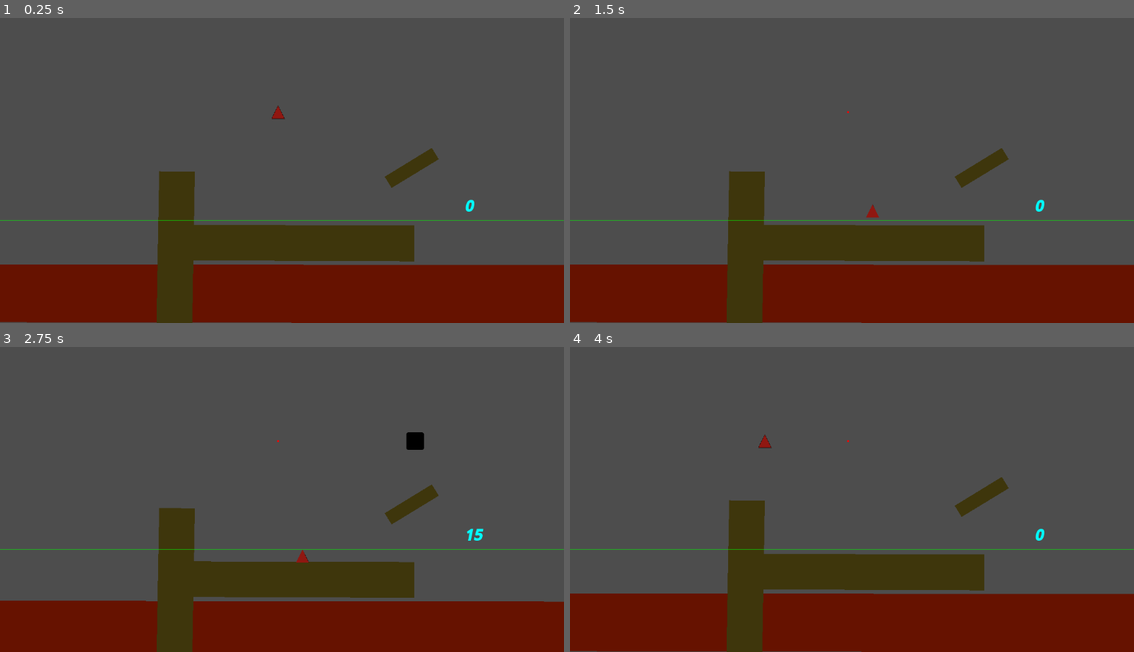
Above: before the commit, frames 1-4 (two rows, left to right).
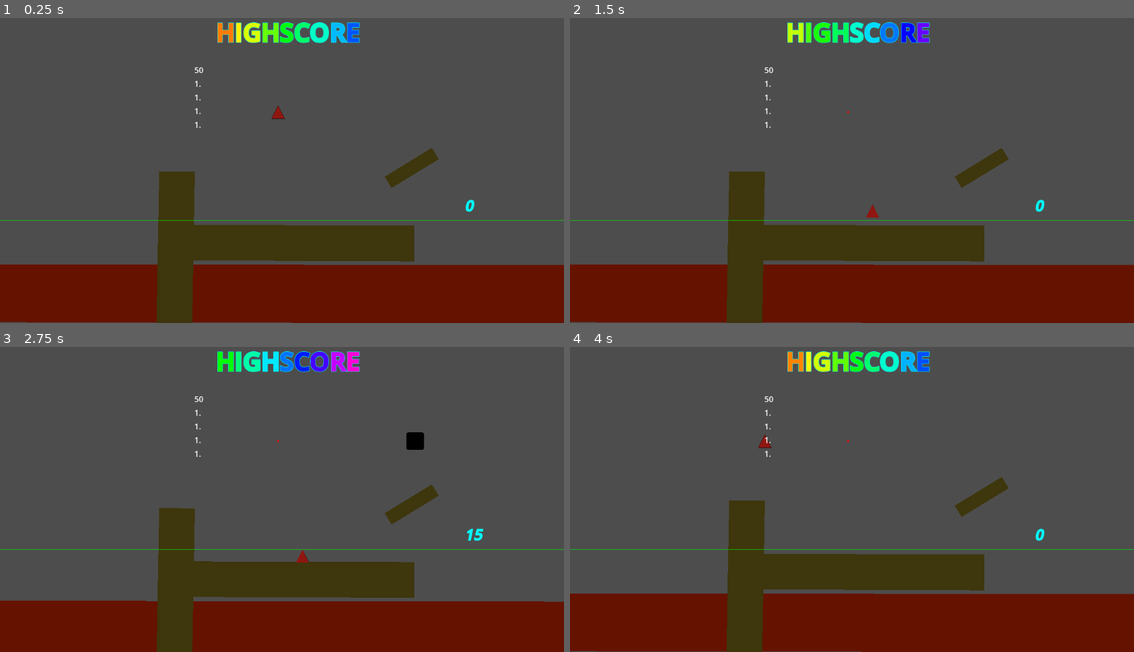
Above: after the commit, the same moments.

Repository: CodyI20/stacking-boxes
Game: Godot game, scene res://Scenes/game.tscn
Same seed, same stepped clock (60 frames per second), same inputs: the game is played once before the commit and once after it. The engine's default icon, where the game draws it, is replaced by a stand-in: a white triangle on a blue panel in a dark square.
Inputs:
- Up to frame 1 (0.25 s): no input
- Up to frame 2 (1.5 s): hold D (Right) 0.53-1.28 s; tap Space (Space) at 0.6, 1.35 s; hold A (Left) from 1.28 s (still down)
- Up to frame 3 (2.75 s): release A (Left) at 2.03 s; hold D (Right) from 2.03 s (still down); tap Space (Space) at 2.1 s
- Up to frame 4 (4 s): tap Space (Space) at 2.85, 3.6 s; release D (Right) at 3.53 s; hold A (Left) from 3.53 s (still down)

The runs differ from the first frame. In frame 1, 1.3% of the frame differs, in the area x 34-64%, y 1-37%; in frame 2, 1.3%; in frame 3, 1.3%; in frame 4, 1.3%.

Commit message:
WIP - Highscore save data
 - *Minor* Changed the location of one script from the Scenes folder to the GDScripts folder
 - Added a new UI scene called "Highscore" which shows the top 5 highscores (NOT YET IMPLEMENTED) - Currently in the main scene on the CanvasLayer for testing purposes
 - Added a new script that handles the saving logic
 - Added a new signal in the Events.gd global script for when the highscore is updated
 - Created a new temporary folder inside the project directory for storing the highscore save file (TESTING PURPOSES)
 - Created a Temporary script that displays the top highscore in the Highscore.tscn

Diff:
--- /dev/null
+++ b/GDScripts/Data/save_data.gd
@@ -0,0 +1,16 @@
+extends Resource
+class_name SaveData
+
+@export var high_score := 0
+const SAVE_PATH := "res://SaveFileTest/highscore_save_test.tres"
+
+func save() -> void:
+	ResourceSaver.save(self, SAVE_PATH)
+
+static func load_or_create() -> SaveData:
+	var res : SaveData
+	if FileAccess.file_exists(SAVE_PATH):
+		res = load(SAVE_PATH) as SaveData
+	else:
+		res = SaveData.new()
+	return res
--- a/GDScripts/Global/Events.gd
+++ b/GDScripts/Global/Events.gd
@@ -11,3 +11,6 @@
 
 # SCENE
 signal scene_reset
+
+# DATA
+signal set_highscore(score: int)
--- a/GDScripts/Global/MatchData.gd
+++ b/GDScripts/Global/MatchData.gd
@@ -2,7 +2,12 @@
 
 var current_score := 0
 
+var high_score_save_data : SaveData
+
 func _ready() -> void:
+	# Creating and storing the SaveData file
+	high_score_save_data = SaveData.load_or_create()
+
 	Events.raycast_position_update.connect(increment_current_score)
 	Events.scene_reset.connect(reset_score)
 
@@ -11,5 +16,12 @@
 	print_debug("The new score is: ", current_score)
 
 func reset_score() -> void:
+	# Saving the highscore
+	if high_score_save_data.high_score < current_score:
+		Events.set_highscore.emit(current_score)
+		high_score_save_data.high_score = current_score
+		high_score_save_data.save()
+
+	# Resetting the score
 	current_score = 0
 	print_debug("The score has been reset!")
--- /dev/null
+++ b/GDScripts/highscore_container.gd
@@ -0,0 +1,11 @@
+extends VBoxContainer
+
+@onready var highscore: RichTextLabel = $Highscore
+@onready var highscore_2: RichTextLabel = $Highscore2
+@onready var highscore_3: RichTextLabel = $Highscore3
+@onready var highscore_4: RichTextLabel = $Highscore4
+@onready var highscore_5: RichTextLabel = $Highscore5
+
+
+func _ready() -> void:
+	highscore.text = "%s" % MatchData.high_score_save_data.high_score
--- /dev/null
+++ b/SaveFileTest/highscore_save_test.tres
@@ -0,0 +1,7 @@
+[gd_resource type="Resource" script_class="SaveData" load_steps=2 format=3]
+
+[ext_resource type="Script" path="res://GDScripts/Data/save_data.gd" id="1_ijcwj"]
+
+[resource]
+script = ExtResource("1_ijcwj")
+high_score = 50
--- a/Scenes/game.tscn
+++ b/Scenes/game.tscn
@@ -1,10 +1,11 @@
-[gd_scene load_steps=7 format=3 uid="uid://c1ghchp5wgott"]
+[gd_scene load_steps=8 format=3 uid="uid://c1ghchp5wgott"]
 
 [ext_resource type="Script" path="res://GDScripts/floor.gd" id="1_lypt3"]
 [ext_resource type="PackedScene" uid="uid://b2u382a5oyxvh" path="res://Scenes/table.tscn" id="2_rpkw3"]
 [ext_resource type="Script" path="res://GDScripts/stackable_object_spawner.gd" id="3_gklty"]
 [ext_resource type="Script" path="res://GDScripts/ray_cast_2d.gd" id="4_mw6q6"]
-[ext_resource type="Script" path="res://Scenes/score_text.gd" id="5_5j15g"]
+[ext_resource type="Script" path="res://GDScripts/score_text.gd" id="5_5j15g"]
+[ext_resource type="PackedScene" uid="uid://bdf72nkoammvf" path="res://Scenes/highscore.tscn" id="6_akdk3"]
 
 [sub_resource type="RectangleShape2D" id="RectangleShape2D_cay3g"]
 size = Vector2(1611, 138)
@@ -72,6 +73,8 @@
 fit_content = true
 script = ExtResource("5_5j15g")
 
+[node name="Highscore" parent="RayCast2D/CanvasLayer" instance=ExtResource("6_akdk3")]
+
 [node name="SpawnedObjectsContainer" type="Node2D" parent="."]
 
 [connection signal="body_entered" from="FLOOR" to="FLOOR" method="_on_body_entered"]
--- /dev/null
+++ b/Scenes/highscore.tscn
@@ -0,0 +1,73 @@
+[gd_scene load_steps=2 format=3 uid="uid://bdf72nkoammvf"]
+
+[ext_resource type="Script" path="res://GDScripts/highscore_container.gd" id="1_4qokc"]
+
+[node name="Highscore" type="Control"]
+layout_mode = 3
+anchors_preset = 15
+anchor_right = 1.0
+anchor_bottom = 1.0
+grow_horizontal = 2
+grow_vertical = 2
+
+[node name="TITLE" type="RichTextLabel" parent="."]
+layout_mode = 1
+anchors_preset = -1
+anchor_left = 0.505229
+anchor_top = 0.0844444
+anchor_right = 0.505229
+anchor_bottom = 0.0844444
+offset_left = -170.024
+offset_top = -35.72
+offset_right = 170.976
+offset_bottom = 35.28
+grow_horizontal = 2
+bbcode_enabled = true
+text = "[b][font_size=50][outline_size=3][outline_color=CYAN] [rainbow freq=0.1 sat=1 val=1] HIGHSCORE"
+fit_content = true
+
+[node name="HighscoreContainer" type="VBoxContainer" parent="."]
+layout_mode = 1
+anchors_preset = -1
+anchor_left = 0.516
+anchor_top = 0.292
+anchor_right = 0.516
+anchor_bottom = 0.292
+offset_left = -197.432
+offset_top = -71.216
+offset_right = 198.568
+offset_bottom = 71.784
+grow_horizontal = 2
+grow_vertical = 2
+theme_override_constants/separation = 5
+script = ExtResource("1_4qokc")
+
+[node name="Highscore" type="RichTextLabel" parent="HighscoreContainer"]
+layout_mode = 2
+bbcode_enabled = true
+text = "1."
+fit_content = true
+
+[node name="Highscore2" type="RichTextLabel" parent="HighscoreContainer"]
+layout_mode = 2
+bbcode_enabled = true
+text = "1."
+fit_content = true
+
+[node name="Highscore3" type="RichTextLabel" parent="HighscoreContainer"]
+layout_mode = 2
+bbcode_enabled = true
+text = "1."
+fit_content = true
+
+[node name="Highscore4" type="RichTextLabel" parent="HighscoreContainer"]
+layout_mode = 2
+bbcode_enabled = true
+text = "1."
+fit_content = true
+
+[node name="Highscore5" type="RichTextLabel" parent="HighscoreContainer"]
+layout_mode = 2
+bbcode_enabled = true
+text = "1."
+fit_content = true
--- a/Scenes/ui.tscn
+++ /dev/null
@@ -1,9 +0,0 @@
-[gd_scene format=3 uid="uid://bdf72nkoammvf"]
-
-[node name="UI" type="Control"]
-layout_mode = 3
-anchors_preset = 15
-anchor_right = 1.0
-anchor_bottom = 1.0
-grow_horizontal = 2
-grow_vertical = 2
--- a/project.godot
+++ b/project.godot
@@ -31,6 +31,7 @@
 "res://Art/": "red",
 "res://GDScripts/": "blue",
 "res://Resources/": "purple",
+"res://SaveFileTest/": "yellow",
 "res://Scenes/": "green"
 }
 
Renamed: Scenes/score_text.gd -> GDScripts/score_text.gd
